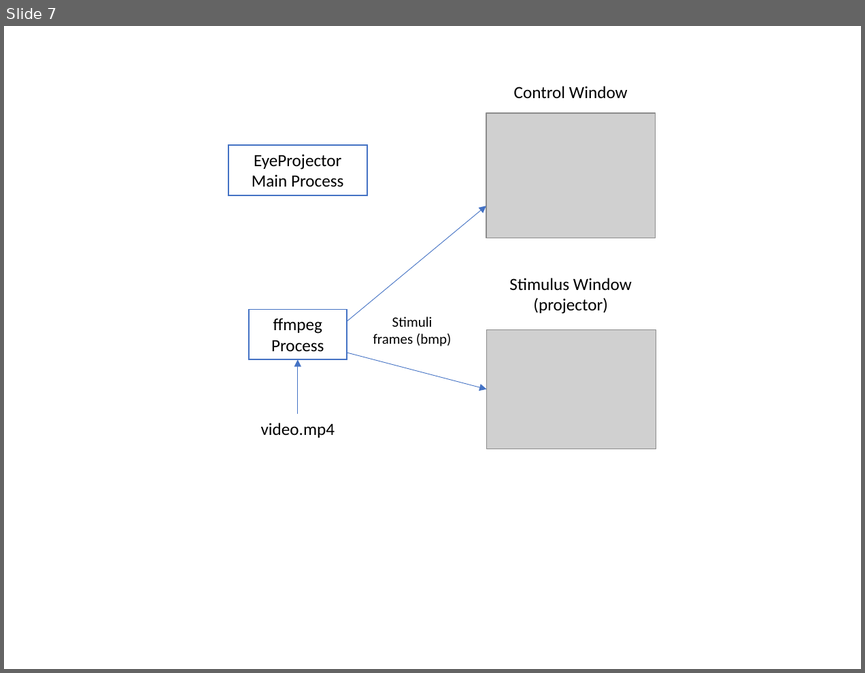
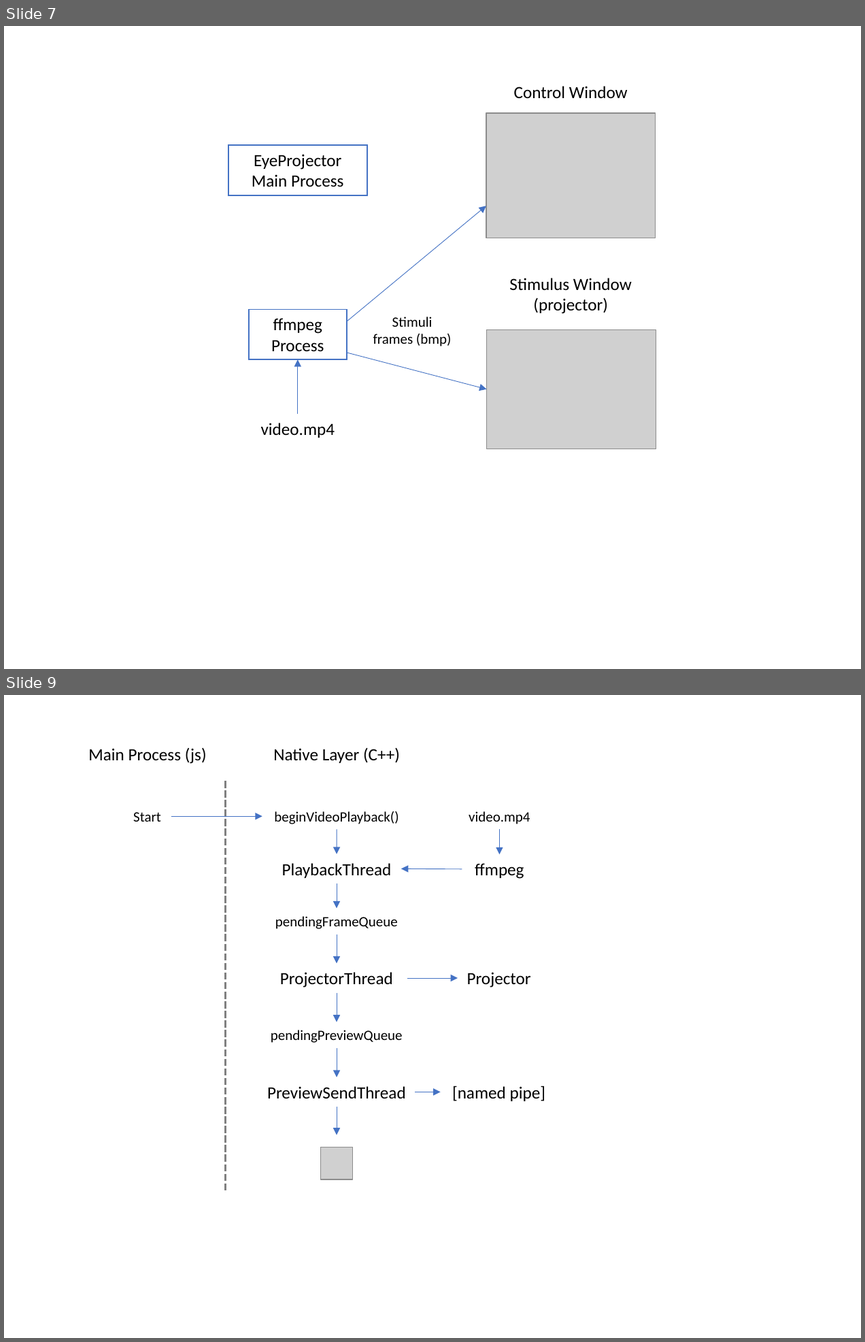
Before and after one commit to sclaggett/eye-candy, a slide deck: images/sources/Figures.pptx. Shown one above the other, each under a label of ours: slide 7 before the commit, slides 7 and 9 after it; the slides between them are not shown. The pictures are 865x673 and 865x1342 pixels, drawn with LibreOffice and Linux fonts; fonts in the diff are those of the drawing; grey boxes stand for pictures. Boxes give left, top, right and bottom in pixels: in the first picture for what was removed or moved away, otherwise in the second. Text is boxed around its words. In the diff, an @@ line names an element or a change of style, - is before the commit and + after.

```diff
--- a/images/sources/Figures.pptx
+++ b/images/sources/Figures.pptx
@@ slide 9 added at [4, 695, 861, 1338], background #FFFFFF @@
@@ text added at [88, 747, 207, 764], 14.4 pt, text #000000 @@
+Main Process (js)
@@ text added at [273, 747, 400, 763], 14.4 pt, text #000000 @@
+Native Layer (C++)
@@ line added from (225, 781) to (225, 1191), #808080 2 pt dashed @@
@@ text added at [133, 812, 161, 821], 12 pt, text #000000 @@
+Start
@@ arrow added from (171, 816) to (262, 816), #4472C4 0.5 pt @@
@@ text added at [274, 811, 398, 824], 12 pt, text #000000 @@
+beginVideoPlayback()
@@ text added at [468, 811, 530, 824], 12 pt, text #000000 @@
+video.mp4
@@ arrow added from (337, 830) to (337, 854), #4472C4 0.5 pt @@
@@ arrow added from (499, 830) to (499, 854), #4472C4 0.5 pt @@
@@ text added at [282, 863, 392, 878], 14.4 pt, text #000000 @@
+PlaybackThread
@@ arrow added from (462, 869) to (400, 869), #4472C4 0.5 pt @@
@@ text added at [475, 863, 524, 879], 14.4 pt, text #000000 @@
+ffmpeg
@@ arrow added from (337, 883) to (337, 909), #4472C4 0.5 pt @@
@@ text added at [275, 916, 398, 929], 12 pt, text #000000 @@
+pendingFrameQueue
@@ arrow added from (337, 934) to (337, 963), #4472C4 0.5 pt @@
@@ text added at [280, 972, 393, 987], 14.4 pt, text #000000 @@
+ProjectorThread
@@ arrow added from (407, 978) to (458, 978), #4472C4 0.5 pt @@
@@ text added at [467, 972, 531, 987], 14.4 pt, text #000000 @@
+Projector
@@ arrow added from (337, 992) to (337, 1021), #4472C4 0.5 pt @@
@@ text added at [271, 1030, 402, 1042], 12 pt, text #000000 @@
+pendingPreviewQueue
@@ arrow added from (337, 1048) to (337, 1077), #4472C4 0.5 pt @@
@@ text added at [267, 1086, 406, 1098], 14.4 pt, text #000000 @@
+PreviewSendThread
@@ arrow added from (415, 1091) to (440, 1091), #4472C4 0.5 pt @@
@@ text added at [452, 1085, 545, 1101], 14.4 pt, text #000000 @@
+[named pipe]
@@ arrow added from (337, 1106) to (337, 1134), #4472C4 0.5 pt @@
@@ picture added at [320, 1147, 353, 1180] @@
```
Also in this commit, not shown: 2 other slides added, 5 other files.
